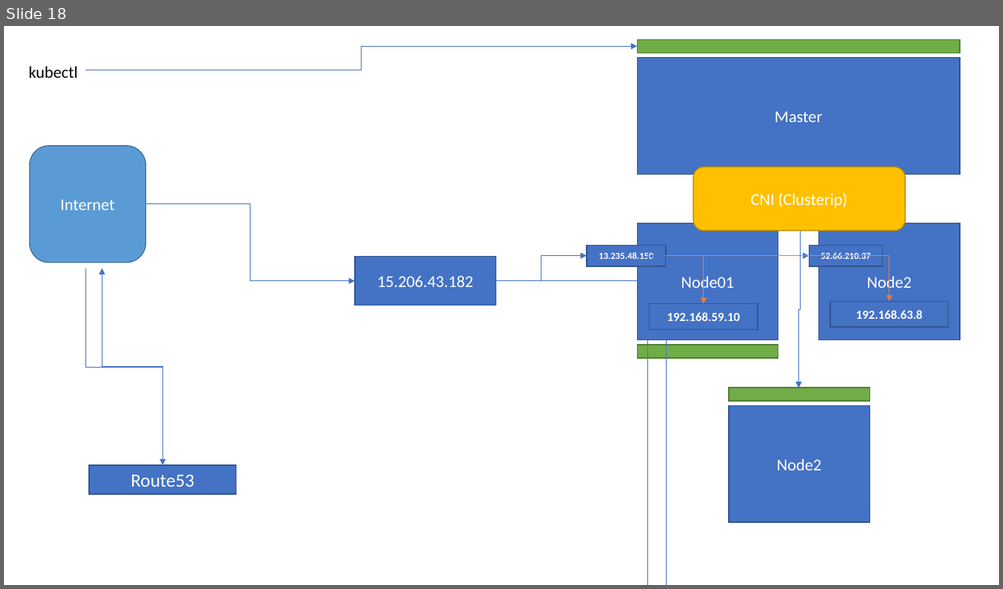
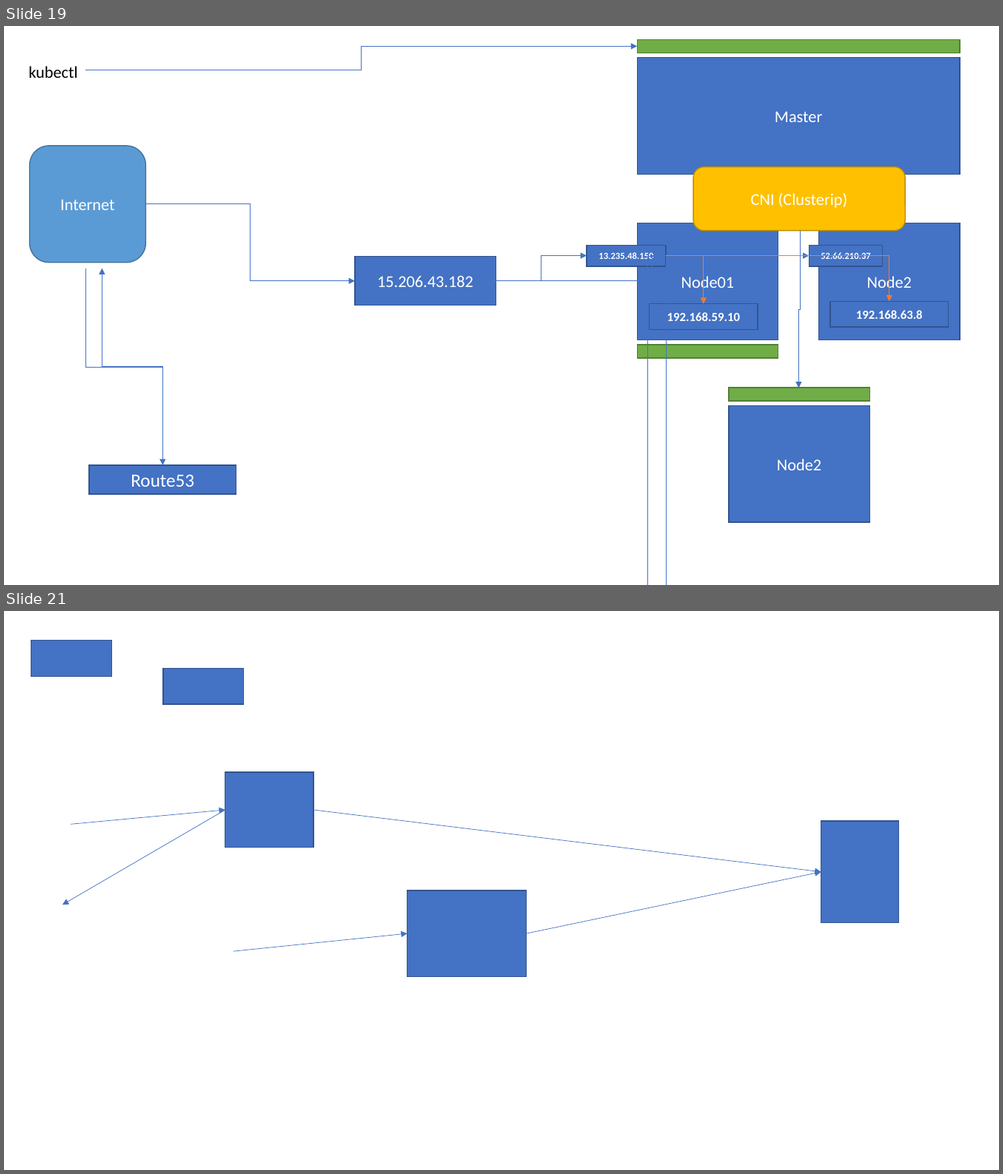
Before and after one commit to nileshdevdas/advaws, a slide deck: AWSPresentation1.pptx. Shown one above the other, each under a label of ours: slide 18 before the commit, slides 19 and 21 after it; the slides between them are not shown. The pictures are 1003x589 and 1003x1174 pixels, drawn with LibreOffice and Linux fonts; fonts in the diff are those of the drawing. Boxes give left, top, right and bottom in pixels: in the first picture for what was removed or moved away, otherwise in the second. Text is boxed around its words. In the diff, an @@ line names an element or a change of style, - is before the commit and + after.

```diff
--- a/AWSPresentation1.pptx
+++ b/AWSPresentation1.pptx
@@ slide 21 added at (x1=4, y1=611, x2=999, y2=1170), background #FFFFFF @@
@@ rectangle added at (x1=31, y1=640, x2=111, y2=676), fill #4472C4, outline #325491 1 pt @@
@@ rectangle added at (x1=163, y1=669, x2=244, y2=704), fill #4472C4, outline #325491 1 pt @@
@@ rectangle added at (x1=225, y1=772, x2=313, y2=848), fill #4472C4, outline #325491 1 pt @@
@@ arrow added from (225, 810) to (62, 905), #4472C4 0.5 pt @@
@@ arrow added from (71, 824) to (225, 810), #4472C4 0.5 pt @@
@@ arrow added from (313, 810) to (821, 872), #4472C4 0.5 pt @@
@@ rectangle added at (x1=821, y1=821, x2=899, y2=923), fill #4472C4, outline #325491 1 pt @@
@@ arrow added from (526, 934) to (821, 872), #4472C4 0.5 pt @@
@@ rectangle added at (x1=407, y1=891, x2=526, y2=977), fill #4472C4, outline #325491 1 pt @@
@@ arrow added from (233, 952) to (407, 934), #4472C4 0.5 pt @@
@@ what was slide 18 is now slide 19 @@
```
Also in this commit, not shown: 1 slide changed, 2 other slides added, 3 other files.
